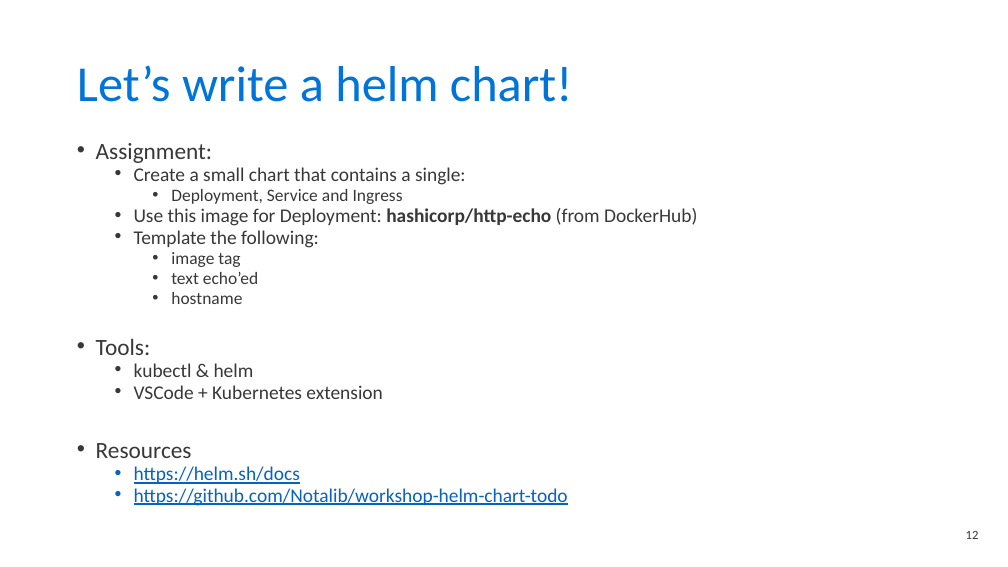
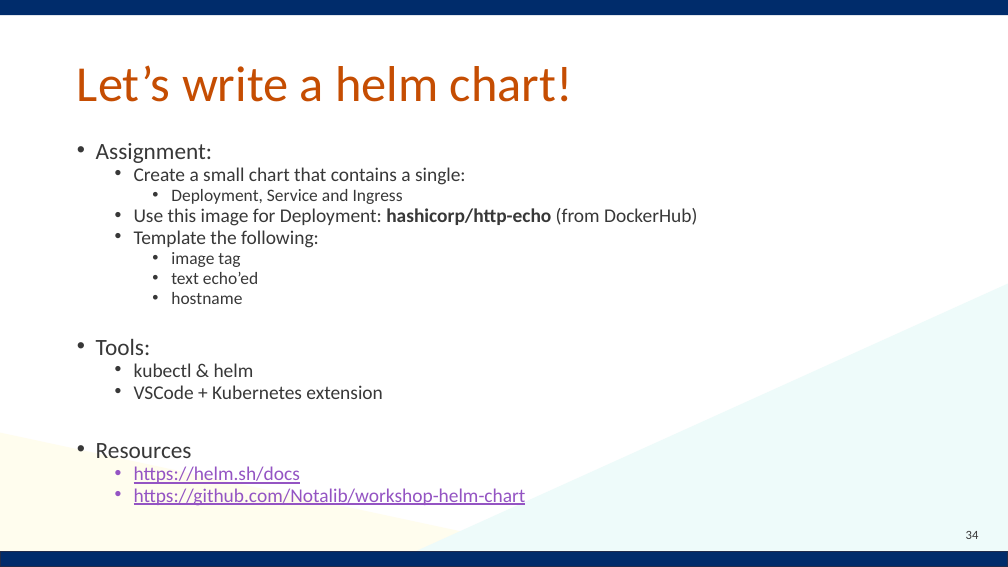
Before and after one commit to Notalib/workshop-helm-charts, a slide deck: slide 34 of Kubernetes_workshop_helm_chart.pptx (slide 12 before the commit). Drawn at 1008x567 pixels with LibreOffice and Linux fonts; fonts in the diff are those of the drawing; background and template pictures are left out. Boxes give left, top, right and bottom in pixels: in the first picture for what was removed or moved away, otherwise in the second. Text is boxed around its words. In the diff, an @@ line names an element or a change of style, - is before the commit and + after.

```diff
--- a/Kubernetes_workshop_helm_chart.pptx
+++ b/Kubernetes_workshop_helm_chart.pptx
@@ rectangle added at (0, 0, 1008, 15), fill #002C6B @@
@@ title "Let’s write a helm chart!" at (77, 65, 573, 102): text colour #0074D9 to #C54D02 @@
@@ right triangle added at (381, 284, 1008, 567), fill #EEFBFA @@
@@ right triangle added at (0, 433, 628, 567), fill #FFFDEE @@
@@ text at (134, 466, 300, 484): text colour #0563C1 to #9454C3 in "https://helm.sh/docs" @@
@@ text at (134, 488, 526, 506): text changed; text colour #0563C1 to #9454C3 @@
-  • https://github.com/Notalib/workshop-helm-chart-todo
+  • https://github.com/Notalib/workshop-helm-chart
@@ page number at (966, 531, 979, 539): text changed @@
-12
+34
@@ rectangle added at (0, 552, 1008, 567), fill #002C6B, outline #202D4B 1 pt @@
```
Also in this commit, not shown: 13 other slides changed, 30 slides added, 3 slides removed.
